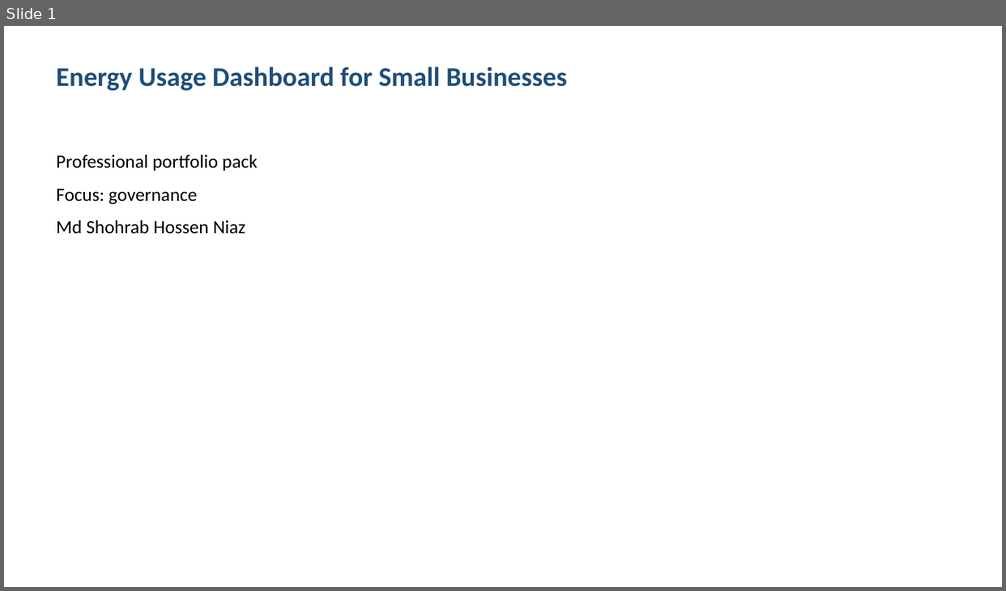
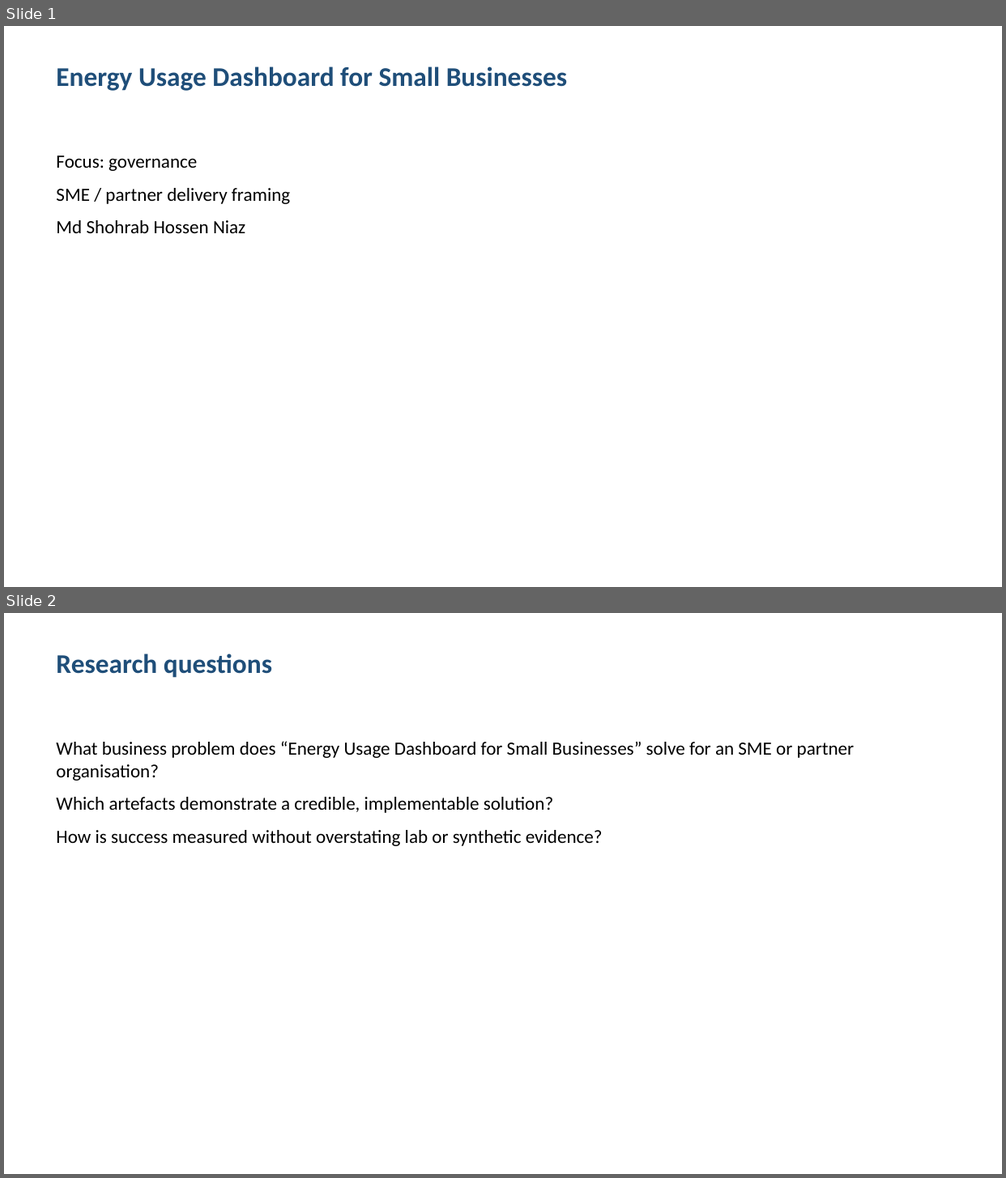
Before and after one commit to shohrabniaz/energy-usage-dashboard-for-small-businesses, a slide deck: Final_Submission/02_Presentation.pptx. Shown one above the other, each under a label of ours: slide 1 before the commit, slides 1 and 2 after it. The pictures are 1006x591 and 1006x1178 pixels, drawn with LibreOffice and Linux fonts; fonts in the diff are those of the drawing. Boxes give left, top, right and bottom in pixels: in the first picture for what was removed or moved away, otherwise in the second. Text is boxed around its words. In the diff, an @@ line names an element or a change of style, - is before the commit and + after.

Commit message:
Polish portfolio pack for professional showcase readiness.

```diff
--- a/Final_Submission/02_Presentation.pptx
+++ b/Final_Submission/02_Presentation.pptx
@@ slide 2 added at (x1=4, y1=613, x2=1002, y2=1174), background #FFFFFF @@
@@ text added at (x1=56, y1=653, x2=272, y2=678), 26 pt, text #1F4E79, bold @@
+Research questions
@@ text added at (x1=56, y1=741, x2=854, y2=846), 18 pt, text #000000 @@
+What business problem does “Energy Usage Dashboard for Small Businesses” solve for an SME or partner organisation?
+Which artefacts demonstrate a credible, implementable solution?
+How is success measured without overstating lab or synthetic evidence?
@@ slide 1 changed as well @@
@@ text at (x1=56, y1=155, x2=257, y2=171): paragraph removed @@
-Professional portfolio pack
@@ text at (x1=56, y1=188, x2=290, y2=204): paragraph added @@
+SME / partner delivery framing
```
Also in this commit, not shown: 2 other slides changed, 1 slide removed, 12 other files.
